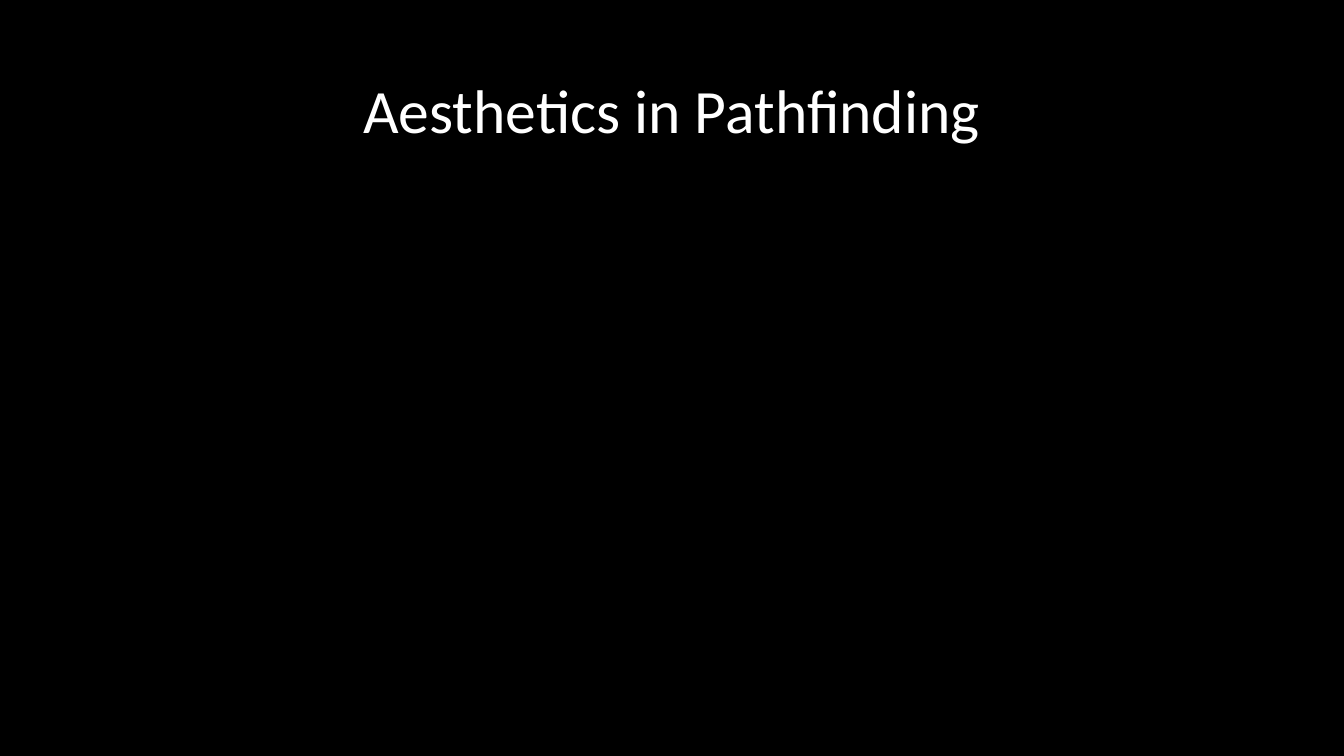
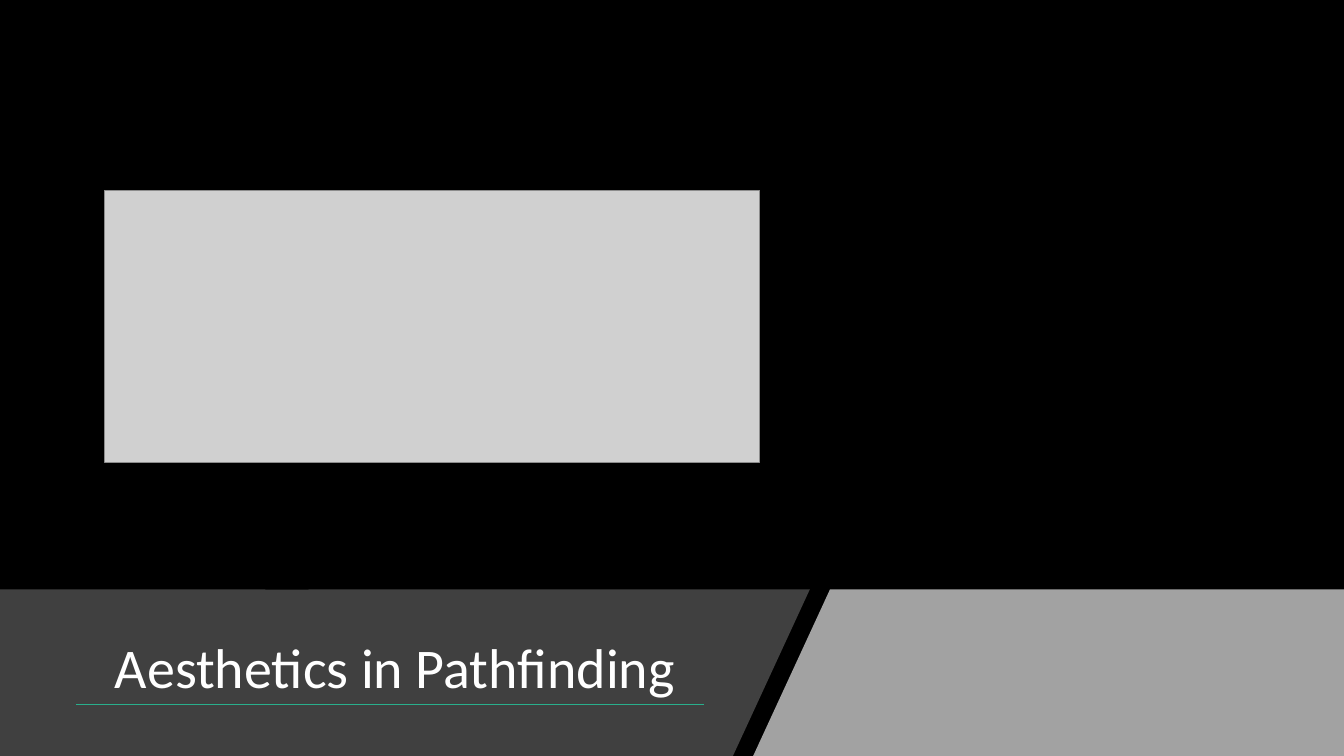
Before and after one commit to rndmized/AI-in-gaming-research, a slide deck: slide 8 of Presentation/AI in Video Games.pptx. Drawn at 1344x756 pixels with LibreOffice and Linux fonts; fonts in the diff are those of the drawing; grey boxes stand for pictures. Boxes give left, top, right and bottom in pixels: in the first picture for what was removed or moved away, otherwise in the second. Text is boxed around its words. In the diff, an @@ line names an element or a change of style, - is before the commit and + after.

Commit message:
New Slides Added

```diff
--- a/Presentation/AI in Video Games.pptx
+++ b/Presentation/AI in Video Games.pptx
@@ picture added at box(105, 191, 760, 463) @@
@@ freeform shape added at box(0, 590, 810, 756), fill #404040 @@
@@ freeform shape added at box(753, 590, 1344, 756), fill #BFBFBF at 85% opacity @@
@@ title "Aesthetics in Pathfinding": place and size @@
-title "Aesthetics in Pathfinding" at box(363, 90, 980, 144)
+title "Aesthetics in Pathfinding" at box(115, 649, 675, 698)
@@ title "Aesthetics in Pathfinding" at box(115, 649, 675, 698): size 44 to 40 pt; alignment centre to left @@
@@ line added from (76, 705) to (705, 705), #29AF8C 0.5 pt @@
```
Also in this commit, not shown: 6 other slides changed, 9 other files.
